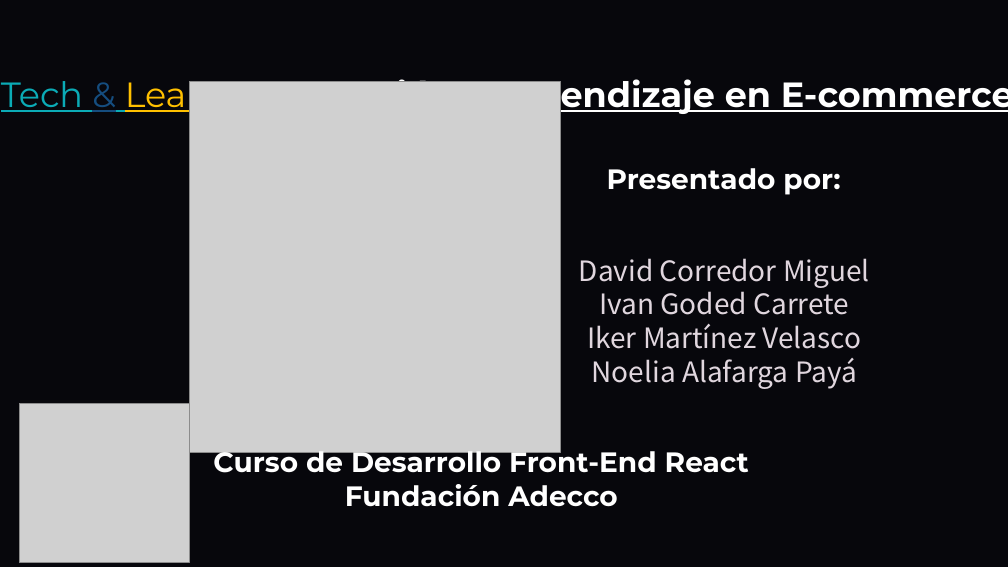
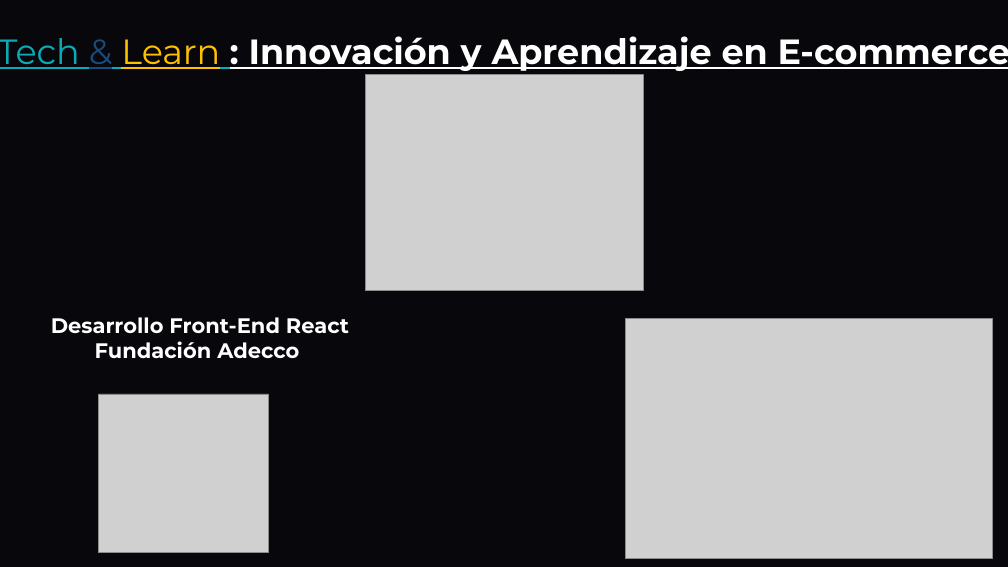
Before and after one commit to DavidCorredorMiguel/proyectogrupo2, a slide deck: slide 1 of Tech-and-Learn-Innovacion-y-Aprendizaje-en-E-commerce (1).pptx. Drawn at 1008x567 pixels with LibreOffice and Linux fonts; fonts in the diff are those of the drawing; grey boxes stand for pictures; background and template pictures are left out. Boxes give left, top, right and bottom in pixels: in the first picture for what was removed or moved away, otherwise in the second. Text is boxed around its words. In the diff, an @@ line names an element or a change of style, - is before the commit and + after.

```diff
--- a/Tech-and-Learn-Innovacion-y-Aprendizaje-en-E-commerce (1).pptx
+++ b/Tech-and-Learn-Innovacion-y-Aprendizaje-en-E-commerce (1).pptx
@@ text "Tech & Learn : Innovación ..." rewrapped from box(1, 73, 1008, 116) to box(0, 36, 1008, 71) @@
@@ picture: place and size @@
-picture at box(189, 81, 560, 452)
+picture at box(365, 75, 643, 291)
@@ text removed at box(607, 168, 840, 195) @@
-Presentado por:
@@ text "Desarrollo Front-End React": place and size @@
-text "Desarrollo Front-End React" at box(213, 445, 749, 507)
+text "Desarrollo Front-End React" at box(51, 317, 349, 358)
@@ text removed at box(579, 258, 870, 389) @@
-David Corredor Miguel
-Ivan Goded Carrete
-Iker Martínez Velasco
-Noelia Alafarga Payá
@@ text at box(51, 317, 349, 333): text changed; size 32 to 24 pt @@
-Curso de Desarrollo Front-End React
+Desarrollo Front-End React
@@ picture added at box(626, 319, 992, 559) @@
@@ text at box(95, 341, 299, 358): size 32 to 24 pt in "Fundación Adecco" @@
@@ picture: place and size @@
-picture at box(20, 404, 190, 563)
+picture at box(98, 394, 268, 553)
```
Also in this commit, not shown: 1 other slide changed, 1 slide added.
